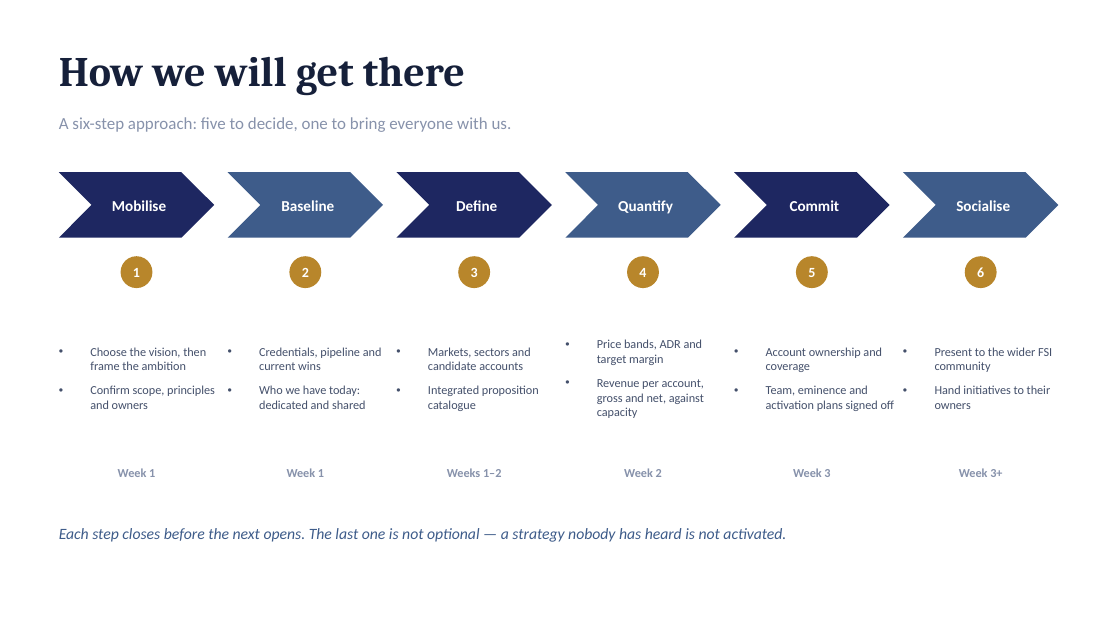
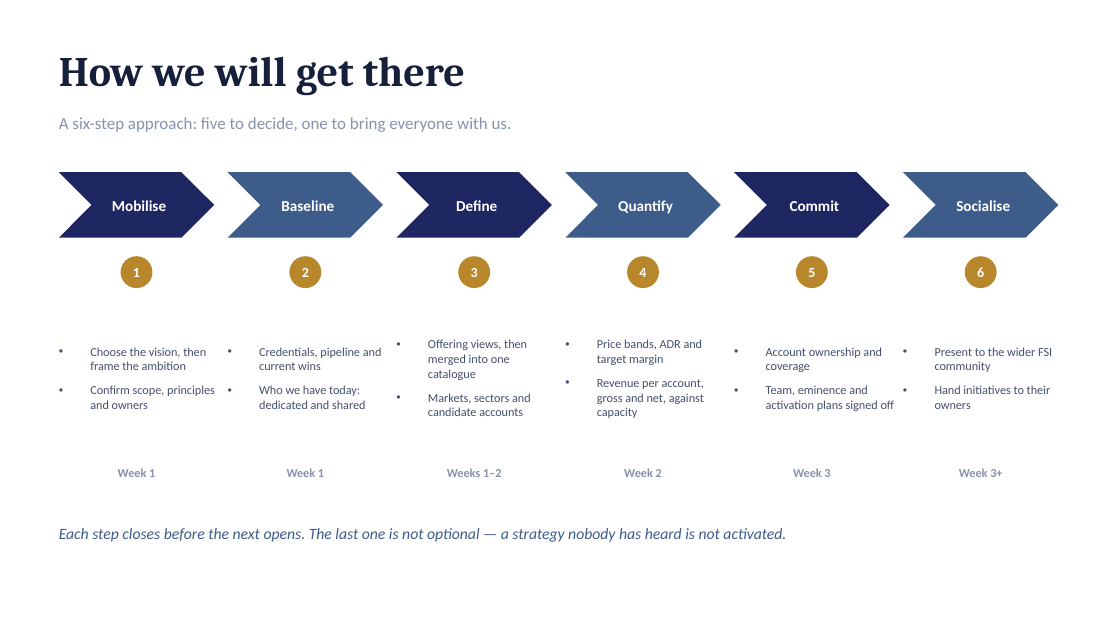
Before and after one commit to dhajjar-cyber/bae, a slide deck: slide 22 of FSI strategy/EAI&D-FSI-Strategy-Development-Plan.pptx. Drawn at 1120x630 pixels with LibreOffice and Linux fonts; fonts in the diff are those of the drawing. Boxes give left, top, right and bottom in pixels: in the first picture for what was removed or moved away, otherwise in the second. Text is boxed around its words. In the diff, an @@ line names an element or a change of style, - is before the commit and + after.

```diff
--- a/FSI strategy/EAI&D-FSI-Strategy-Development-Plan.pptx
+++ b/FSI strategy/EAI&D-FSI-Strategy-Development-Plan.pptx
@@ text at (x1=428, y1=339, x2=527, y2=380): paragraph added @@
+• Offering views, then merged into one catalogue
@@ text at (x1=428, y1=385, x2=539, y2=411): paragraph removed @@
-• Integrated proposition catalogue
```
Also in this commit, not shown: 3 other slides changed, 1 slide added, 1 other file.
